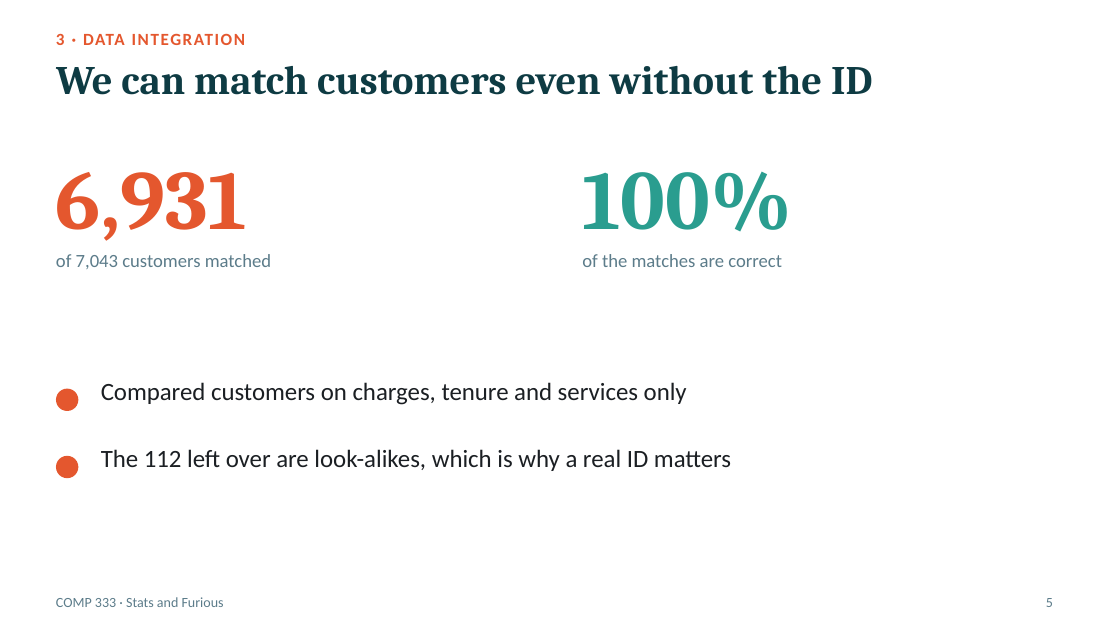
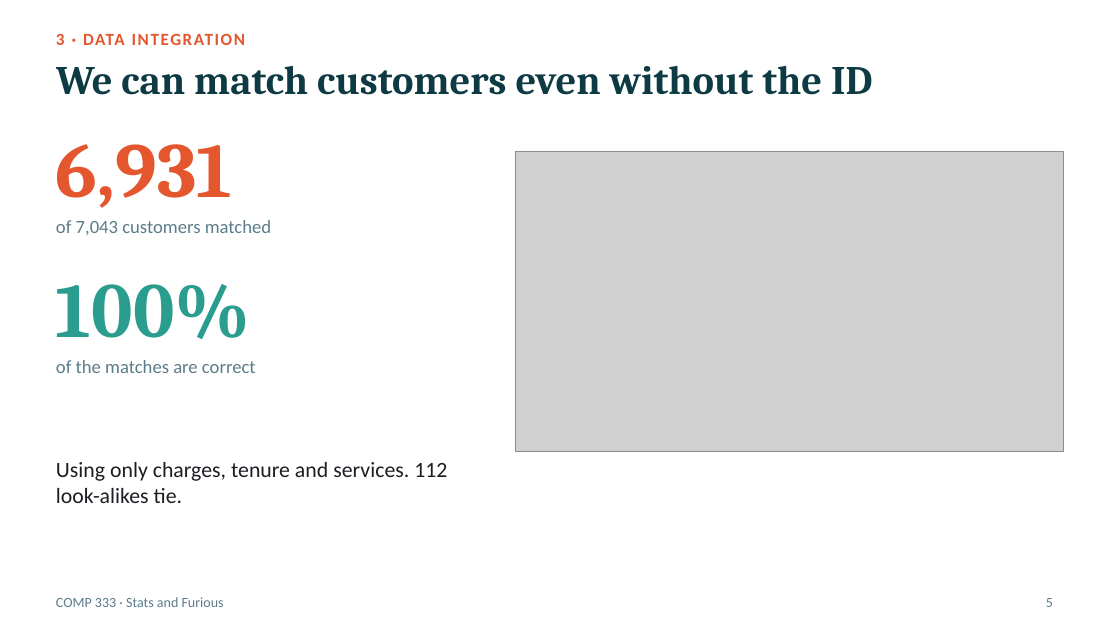
Before and after one commit to Peter7168/comp333-telco-churn, a slide deck: slide 5 of presentation/COMP333_Presentation.pptx. Drawn at 1120x630 pixels with LibreOffice and Linux fonts; fonts in the diff are those of the drawing; grey boxes stand for pictures. Boxes give left, top, right and bottom in pixels: in the first picture for what was removed or moved away, otherwise in the second. Text is boxed around its words. In the diff, an @@ line names an element or a change of style, - is before the commit and + after.

```diff
--- a/presentation/COMP333_Presentation.pptx
+++ b/presentation/COMP333_Presentation.pptx
@@ text "6,931": place and size @@
-text "6,931" at bbox=[56, 172, 247, 241]
+text "6,931" at bbox=[56, 144, 233, 208]
@@ text "6,931" at bbox=[56, 144, 233, 208]: size 54 to 50 pt @@
@@ picture added at bbox=[515, 151, 1064, 452] @@
@@ text "of 7,043 customers matched": place and size @@
-text "of 7,043 customers matched" at bbox=[56, 254, 271, 269]
+text "of 7,043 customers matched" at bbox=[56, 220, 271, 235]
@@ text "100%" at bbox=[56, 284, 250, 339]: size 54 to 50 pt @@
@@ text "100%": place and size @@
-text "100%" at bbox=[582, 172, 792, 231]
+text "100%" at bbox=[56, 284, 250, 339]
@@ text "of the matches are correct": place and size @@
-text "of the matches are correct" at bbox=[582, 254, 782, 267]
+text "of the matches are correct" at bbox=[56, 360, 256, 373]
@@ ellipse removed at bbox=[56, 389, 78, 411] @@
@@ text removed at bbox=[101, 382, 687, 405] @@
-Compared customers on charges, tenure and services only
@@ text removed at bbox=[101, 449, 731, 471] @@
-The 112 left over are look-alikes, which is why a real ID matters
@@ ellipse removed at bbox=[56, 456, 78, 478] @@
@@ text added at bbox=[56, 462, 447, 503], 14 pt, text #1B1F23 @@
+Using only charges, tenure and services. 112 look-alikes tie.
```
Also in this commit, not shown: 3 other slides changed, 2 other files.
